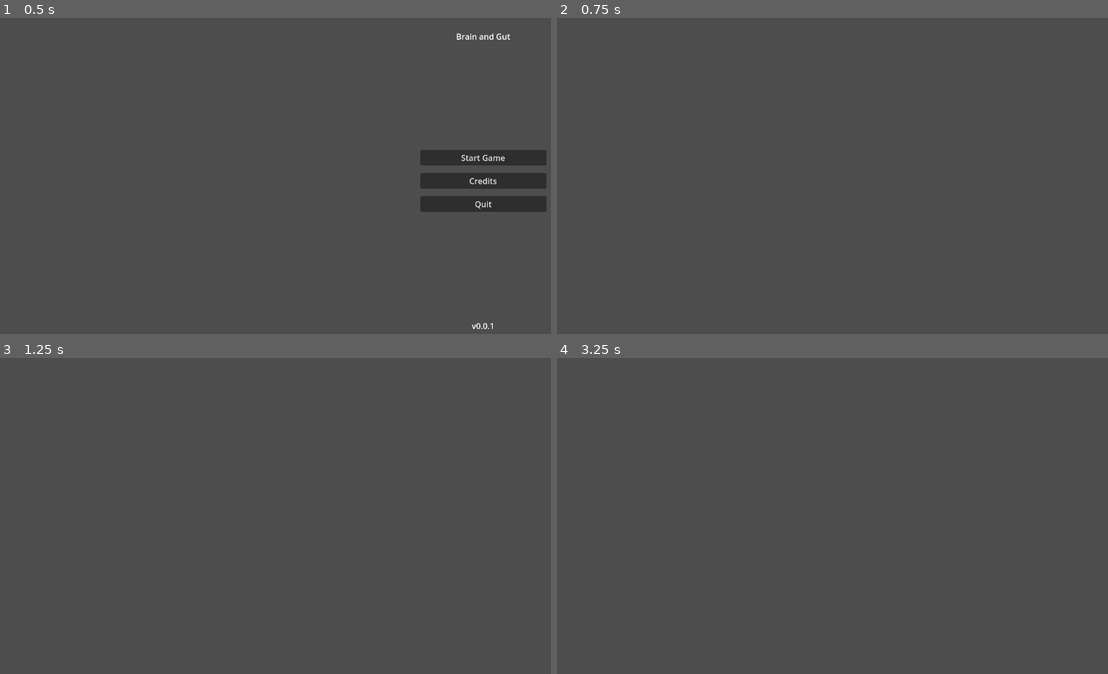
Above: before the commit, frames 1-4 (two rows, left to right).
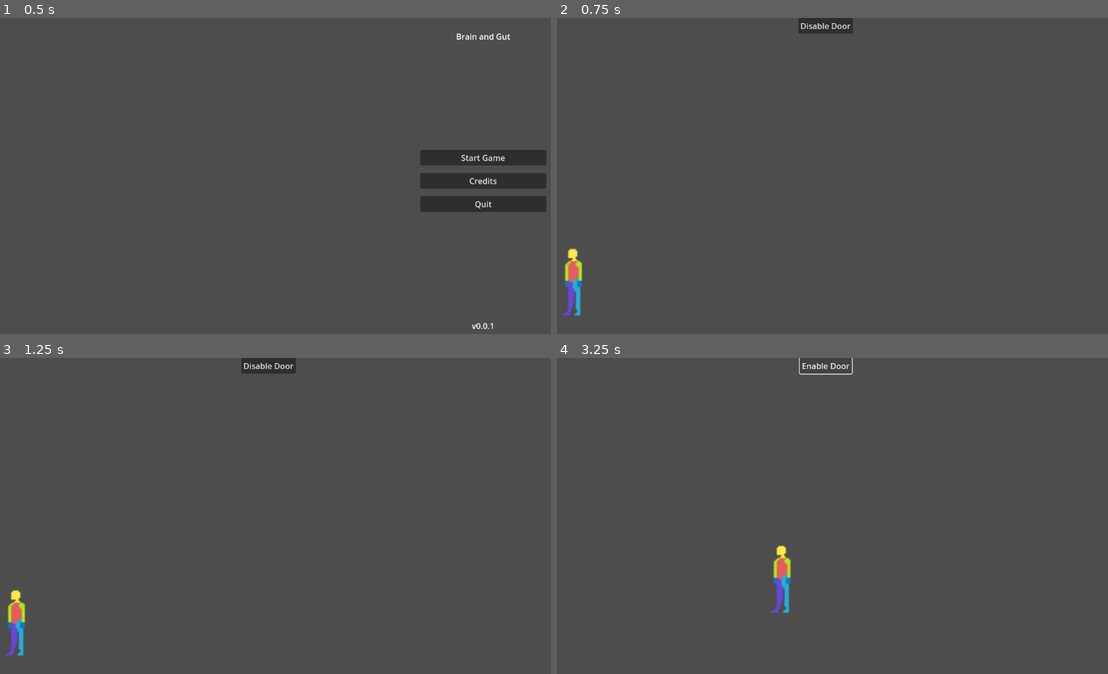
Above: after the commit, the same moments.

Repository: jame581/BrainAndGut
Game: Godot game, scene res://maps/main_menu.tscn
Two runs of this game, one before a commit and one after it. Both use one fixed random seed, a clock stepped at 60 frames per second and the inputs below.
Inputs (mouse positions are in pixels of both pictures, inside the frame that each line leads up to):
- Up to frame 1 (0.5 s): no input
- Up to frame 2 (0.75 s): click "Start Game" at 0.5 s
- Up to frame 3 (1.25 s): no input
- Up to frame 4 (3.25 s): click (826, 364) at 1.25 s, where only the run after the commit has a clickable "Disable Door"; click (826, 364) at 2 s, where only the run after the commit has a clickable "Enable Door"; click (826, 364) at 2.75 s, where only the run after the commit has a clickable "Disable Door"

Frame 1 is identical in both runs. In frame 2, 0.9% of the frame differs, in the area x 0-54%, y 0-95%; in frame 3, 0.9%; in frame 4, 0.7%.

Commit message:
Player navigation mesh setup

Diff:
--- a/project/maps/main.tscn
+++ b/project/maps/main.tscn
@@ -1,3 +1,45 @@
-[gd_scene format=3 uid="uid://c2xijxxnltbxk"]
+[gd_scene load_steps=4 format=3 uid="uid://c2xijxxnltbxk"]
+
+[ext_resource type="PackedScene" uid="uid://cc7ieadixdnpi" path="res://scenes/player.tscn" id="1_gyyf1"]
+[ext_resource type="Script" path="res://scripts/debug/debug_ui_navigation.gd" id="2_6qdk2"]
+
+[sub_resource type="NavigationPolygon" id="NavigationPolygon_boexl"]
+vertices = PackedVector2Array(490, 620, 24.9063, 620, 23.0938, 429.93, 490, 427.031, 552.688, 411.773, 506.102, 412.852, 509.758, 259.039, 705.93, 259.953, 704.938, 421.117, 559.008, 620, 1129.91, 620, 1128.08, 416.109)
+polygons = Array[PackedInt32Array]([PackedInt32Array(0, 1, 2, 3), PackedInt32Array(4, 5, 6, 7), PackedInt32Array(4, 7, 8, 9), PackedInt32Array(10, 9, 8, 11)])
+outlines = Array[PackedVector2Array]([PackedVector2Array(13, 420, 496, 417, 500, 249, 716, 250, 715, 411, 1138, 406, 1140, 630, 15, 630)])
 
 [node name="Main" type="Node2D"]
+
+[node name="NavigationRegion2D" type="NavigationRegion2D" parent="."]
+navigation_polygon = SubResource("NavigationPolygon_boexl")
+
+[node name="NavigationObstacle2D" type="NavigationObstacle2D" parent="NavigationRegion2D"]
+radius = 10.0
+vertices = PackedVector2Array(543, 422, 500, 423, 500, 620, 549, 620)
+affect_navigation_mesh = true
+
+[node name="NavigationLink2D" type="NavigationLink2D" parent="NavigationRegion2D"]
+start_position = Vector2(597, 544)
+end_position = Vector2(435, 547)
+
+[node name="Player" parent="." instance=ExtResource("1_gyyf1")]
+position = Vector2(76, 516)
+
+[node name="NavigationAgent2D" type="NavigationAgent2D" parent="Player"]
+avoidance_enabled = true
+
+[node name="DebugUI" type="CanvasLayer" parent="." node_paths=PackedStringArray("navigation_link")]
+script = ExtResource("2_6qdk2")
+navigation_link = NodePath("../NavigationRegion2D/NavigationLink2D")
+
+[node name="ToogleDoorButton" type="Button" parent="DebugUI"]
+anchors_preset = 5
+anchor_left = 0.5
+anchor_right = 0.5
+offset_left = -4.0
+offset_right = 4.0
+offset_bottom = 8.0
+grow_horizontal = 2
+text = "Toggle Door"
+
+[connection signal="pressed" from="DebugUI/ToogleDoorButton" to="DebugUI" method="_on_toggle_door_button_pressed"]
--- /dev/null
+++ b/project/scripts/debug/debug_ui_navigation.gd
@@ -0,0 +1,25 @@
+extends CanvasLayer
+
+@export var navigation_link: NavigationLink2D
+
+@onready var toggle_button: Button = $ToogleDoorButton
+
+# Called when the node enters the scene tree for the first time.
+func _ready() -> void:
+	set_door_button_text()
+
+
+# Called every frame. 'delta' is the elapsed time since the previous frame.
+func _process(delta: float) -> void:
+	pass
+
+
+func _on_toggle_door_button_pressed() -> void:
+	navigation_link.enabled = !navigation_link.enabled
+	set_door_button_text()
+
+func set_door_button_text() -> void:
+	if navigation_link.enabled:
+		toggle_button.text = "Disable Door"
+	else:
+		toggle_button.text = "Enable Door"
--- a/project/scripts/player.gd
+++ b/project/scripts/player.gd
@@ -4,6 +4,7 @@
 @export var movement_speed: float = 300.0
 
 @onready var animation_player: AnimationPlayer = $AnimationPlayer
+@onready var navigation_agent: NavigationAgent2D = $NavigationAgent2D
 
 const SPEED = 300.0
 const JUMP_VELOCITY = -400.0
@@ -15,22 +16,54 @@
 	if not animation_player:
 		push_error("Player: No AnimationPlayer node found.")
 
+	target_position = global_position
+
+	# These values need to be adjusted for the actor's speed
+	# and the navigation layout.
+	navigation_agent.path_desired_distance = 4.0
+	navigation_agent.target_desired_distance = 4.0
+
+	# Make sure to not await during _ready.
+	actor_setup.call_deferred()
+
+func actor_setup() -> void:
+	# Wait for the first physics frame so the NavigationServer can sync.
+	await get_tree().physics_frame
+
+	# Now that the navigation map is no longer empty, set the movement target.
+	set_movement_target(target_position)
+
+
+func set_movement_target(movement_target: Vector2) -> void:
+	navigation_agent.target_position = movement_target
 
 func _input(event: InputEvent) -> void:
 	if event.is_action_pressed(&"click"):
 		target_position = get_global_mouse_position()
+		set_movement_target(target_position)
 
 
 func _physics_process(_delta: float) -> void:
 
-	velocity = position.direction_to(target_position) * movement_speed
+	if navigation_agent.is_navigation_finished():
+		velocity = Vector2.ZERO
+		play_animation()
+		return
+
+	var current_agent_position: Vector2 = global_position
+	var next_path_position: Vector2 = navigation_agent.get_next_path_position()
+
+	velocity = current_agent_position.direction_to(next_path_position) * movement_speed
+	# velocity = position.direction_to(target_position) * movement_speed
 	# look_at(target_position)
-	if position.distance_to(target_position) > 10:
-		move_and_slide()
-	else:
-		velocity = Vector2.ZERO
+	# if position.distance_to(target_position) > 10:
+	# 	move_and_slide()
+	# else:
+	# 	velocity = Vector2.ZERO
 
 	play_animation()
+	move_and_slide()
+
 
 
 func play_animation() -> void:
